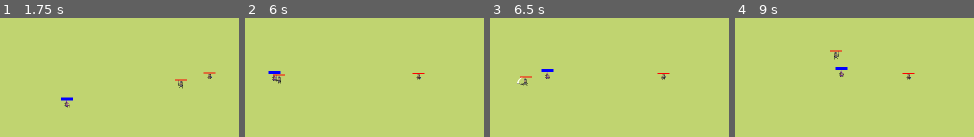
Above: before the commit, frames 1-4 (left to right).
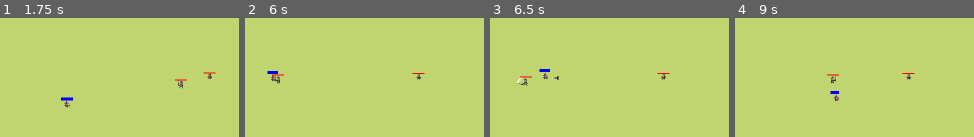
Above: after the commit, the same moments.

Repository: matulai/videojuego-rival-tactics
Game: Godot game, scene res://scenes/TestScene.tscn
The game is run twice, just before and just after one commit, with the same random seed, the same clock (stepped at 60 frames per second) and the same inputs. This scene is started directly instead of the project's main scene.
Inputs:
- Up to frame 1 (1.75 s): tap Enter at 0.5 s; hold D (move_right_1) 0.53-1.28 s; tap Space (attack_1) at 0.6 s; hold S (move_down_1) from 1.28 s (still down); tap Keypad 1 (attack_2) at 1.35 s
- Up to frame 2 (6 s): release S (move_down_1) at 2.03 s; hold D (move_right_1) 2.03-2.78 s; tap Down (move_down_2) at 2.1 s; hold W (move_up_1) 2.78-3.53 s; tap Left (move_left_2) at 2.85 s; hold A (move_left_1) 3.53-5.03 s; tap Right (move_right_2) at 3.6 s; tap Up (move_up_2) at 4.35 s; tap Space (attack_1) at 5, 5.1 s; hold S (move_down_1) 5.03-5.78 s; tap Enter at 5.75 s; hold D (move_right_1) from 5.78 s (still down); tap Keypad 1 (attack_2) at 5.85 s
- Up to frame 3 (6.5 s): keep holding D (move_right_1)
- Up to frame 4 (9 s): release D (move_right_1) at 6.53 s; hold W (move_up_1) 6.53-7.28 s; tap Down (move_down_2) at 6.6 s; hold D (move_right_1) 7.28-8.03 s; tap Left (move_left_2) at 7.35 s; hold S (move_down_1) 8.03-8.78 s; tap Right (move_right_2) at 8.1 s; tap Space (attack_1) at 8.75 s; hold A (move_left_1) from 8.78 s (still down); tap Up (move_up_2) at 8.85 s

Frame 1 is identical in both runs. In frame 2, 0.2% of the frame differs, in the area x 9-17%, y 44-56%; in frame 3, 0.2%; in frame 4, 0.8%, in the area x 38-48%, y 26-70%.
Error before the commit: Invalid call to function 'initialize' in base 'Area2D (Proyectile.gd)'. Expected 6 arguments. (res://characters/archer/Archer.gd:16)

Commit message:
bug fix on proyectile

Diff:
--- a/boss_rival_tactics/weapons/Proyectile.gd
+++ b/boss_rival_tactics/weapons/Proyectile.gd
@@ -2,16 +2,15 @@
 
 @onready var lifetime_timer: Timer = $LifetimeTimer
 
-@export var VELOCITY: float = 0
+@export var damage: int
 
 var direction: Vector2
-var damage: int
 var collision: int
+var VELOCITY: float
 
-func initialize(initial_position: Vector2, dir: Vector2, speed: int, dam: int, angle: float, isTeamOne: bool) -> void:
+func initialize(initial_position: Vector2, dir: Vector2, speed: int, angle: float, isTeamOne: bool) -> void:
 	position = initial_position
 	rotation += angle
-	damage = dam
 	direction = dir
 	VELOCITY = speed
 #	Los del teamOne detectan colision con layer 2 y viceversa.
--- a/boss_rival_tactics/weapons/Proyectile.tscn
+++ b/boss_rival_tactics/weapons/Proyectile.tscn
@@ -5,6 +5,7 @@
 [node name="Proyectile" type="Area2D"]
 collision_layer = 4
 script = ExtResource("1_w5fdp")
+damage = 2
 
 [node name="Sprite2D" type="Sprite2D" parent="."]
 
--- a/boss_rival_tactics/weapons/arrow/Arrow.tscn
+++ b/boss_rival_tactics/weapons/arrow/Arrow.tscn
@@ -4,13 +4,13 @@
 [ext_resource type="Texture2D" uid="uid://bbl52ylkhlmx3" path="res://assets/dark_arrow.png" id="2_mqocw"]
 
 [sub_resource type="RectangleShape2D" id="RectangleShape2D_sxoe4"]
-size = Vector2(21, 9)
+size = Vector2(12, 4)
 
 [node name="Arrow" instance=ExtResource("1_3et7s")]
 
 [node name="Sprite2D" parent="." index="0"]
 position = Vector2(-9, 1)
-scale = Vector2(3, 3)
+scale = Vector2(2, 2)
 texture = ExtResource("2_mqocw")
 
 [node name="LifetimeTimer" parent="." index="1"]
@@ -18,5 +18,5 @@
 one_shot = true
 
 [node name="CollisionShape2D" parent="." index="2"]
-position = Vector2(-10.5, -0.5)
+position = Vector2(-9, 0)
 shape = SubResource("RectangleShape2D_sxoe4")
